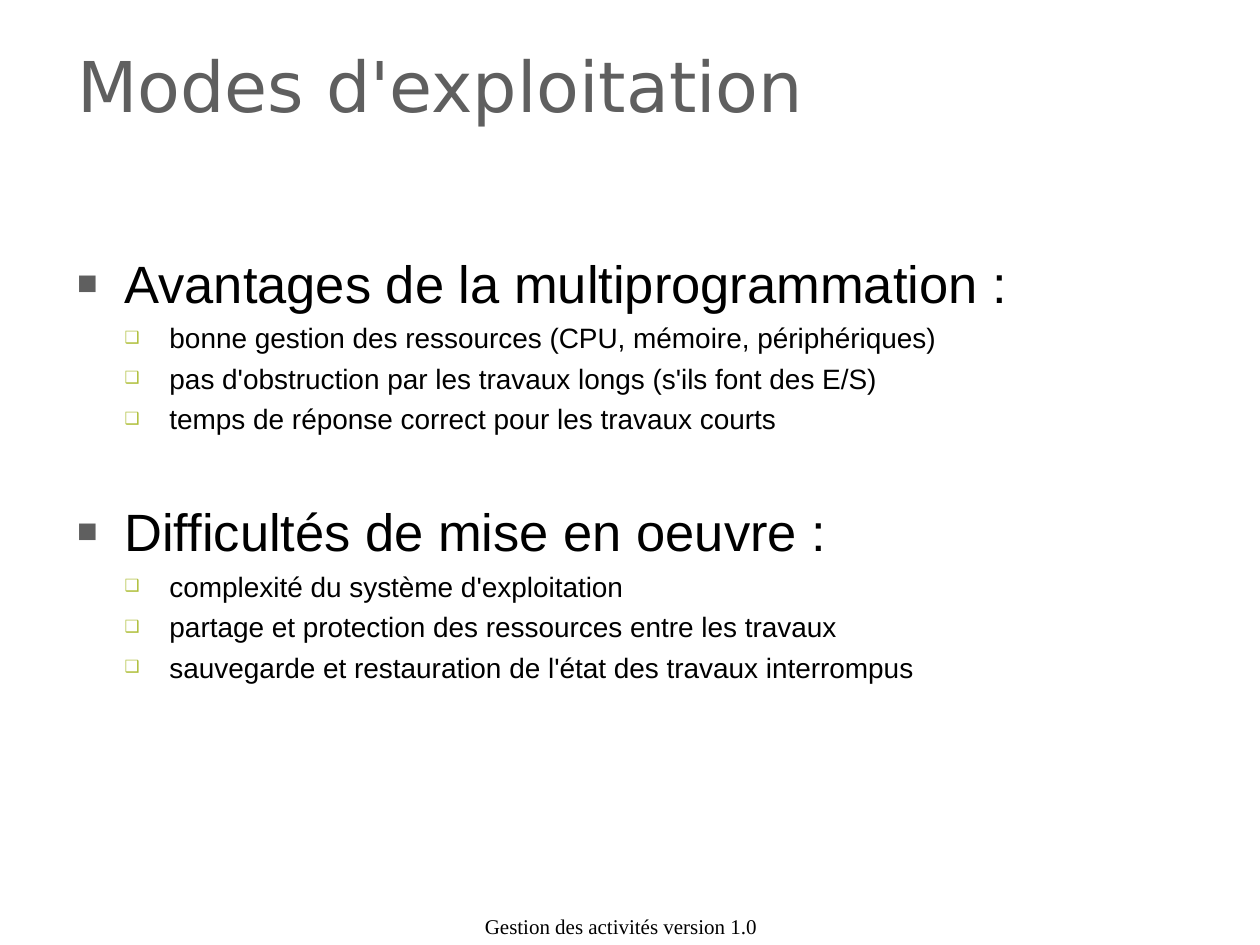
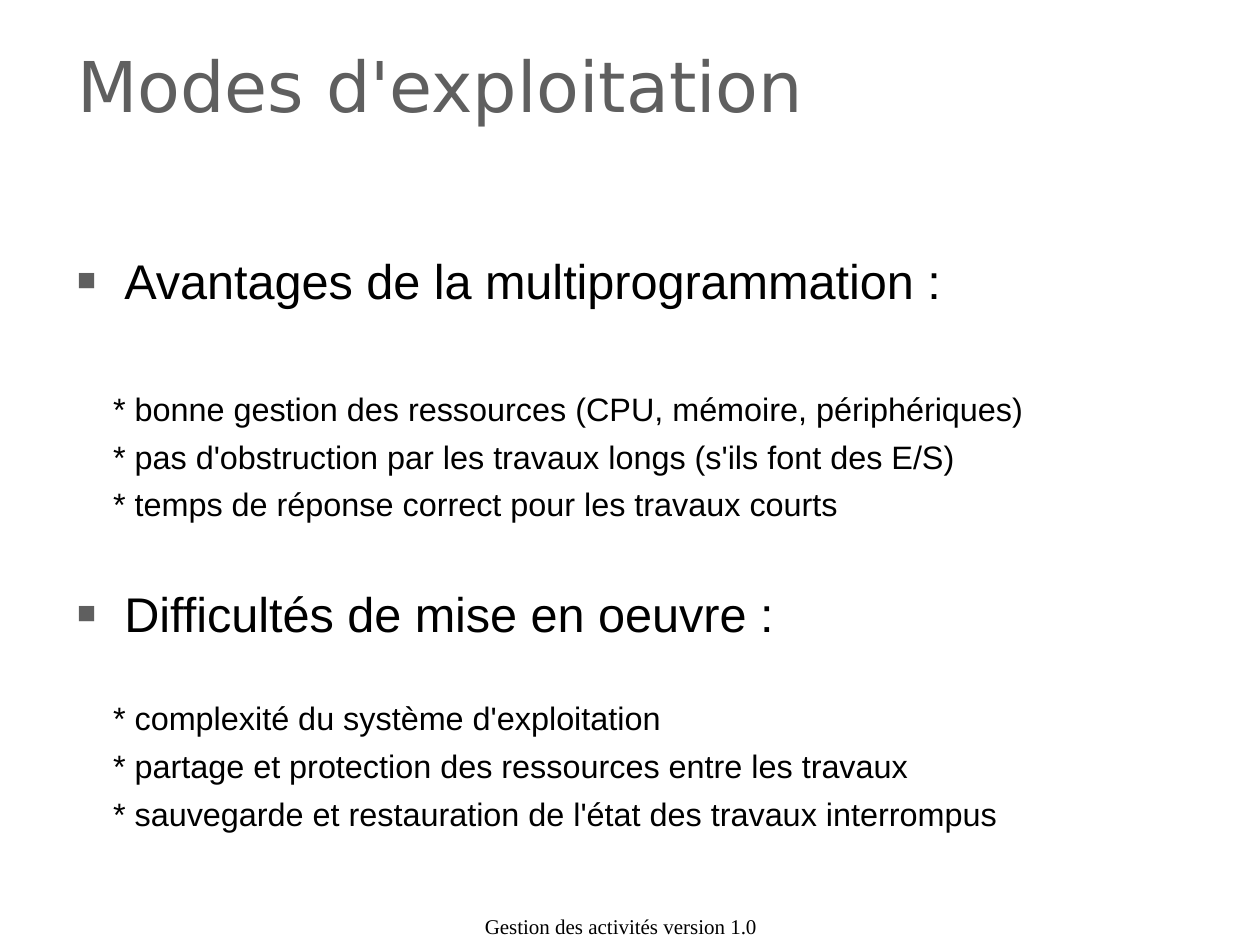
Before and after one commit to duanegris/texts, a slide deck: slide 9 of isi1/slides/6_gestion_des_activites.ppt. Drawn at 1260x945 pixels with LibreOffice and Linux fonts; fonts in the diff are those of the drawing; background and template pictures are left out. Boxes give left, top, right and bottom in pixels: in the first picture for what was removed or moved away, otherwise in the second. Text is boxed around its words. In the diff, an @@ line names an element or a change of style, - is before the commit and + after.

```diff
--- a/isi1/slides/6_gestion_des_activites.ppt
+++ b/isi1/slides/6_gestion_des_activites.ppt
@@ text at box(124, 263, 914, 633): size 30 to 27.8 pt in "Avantages de la multiprogrammation :", "Difficultés de mise en oeuvre :" @@
@@ text at box(135, 397, 1023, 522): text changed; size 16 to 18.5 pt @@
-  ❑ bonne gestion des ressources (CPU, mémoire, périphériques)
-  ❑ pas d'obstruction par les travaux longs (s'ils font des E/S)
-  ❑ temps de réponse correct pour les travaux courts
+* bonne gestion des ressources (CPU, mémoire, périphériques)
+* pas d'obstruction par les travaux longs (s'ils font des E/S)
+* temps de réponse correct pour les travaux courts
@@ text at box(135, 706, 997, 832): text changed; size 16 to 18.5 pt @@
-  ❑ complexité du système d'exploitation
-  ❑ partage et protection des ressources entre les travaux
-  ❑ sauvegarde et restauration de l'état des travaux interrompus
+* complexité du système d'exploitation
+* partage et protection des ressources entre les travaux
+* sauvegarde et restauration de l'état des travaux interrompus
```
Also in this commit, not shown: 1 other slide changed.
